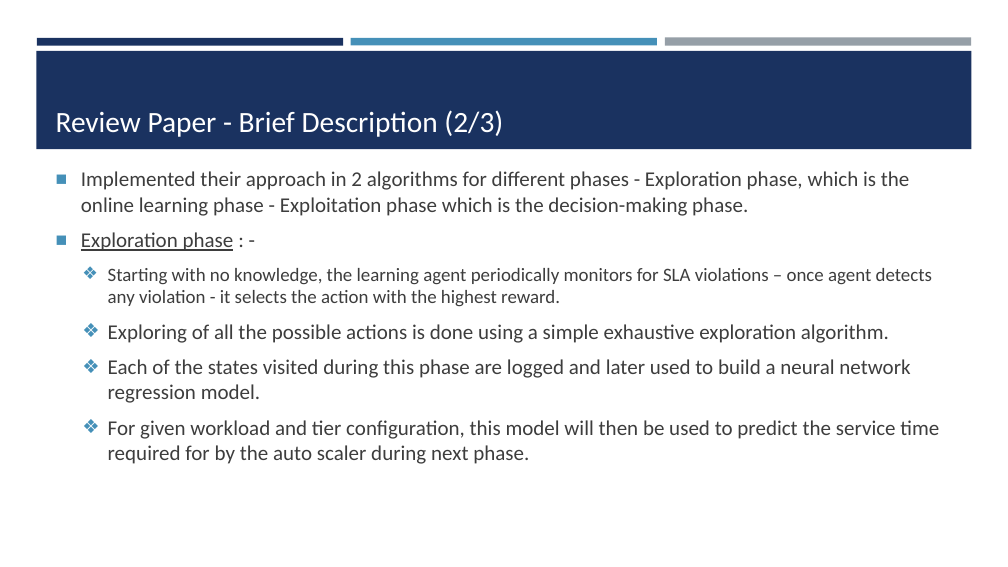
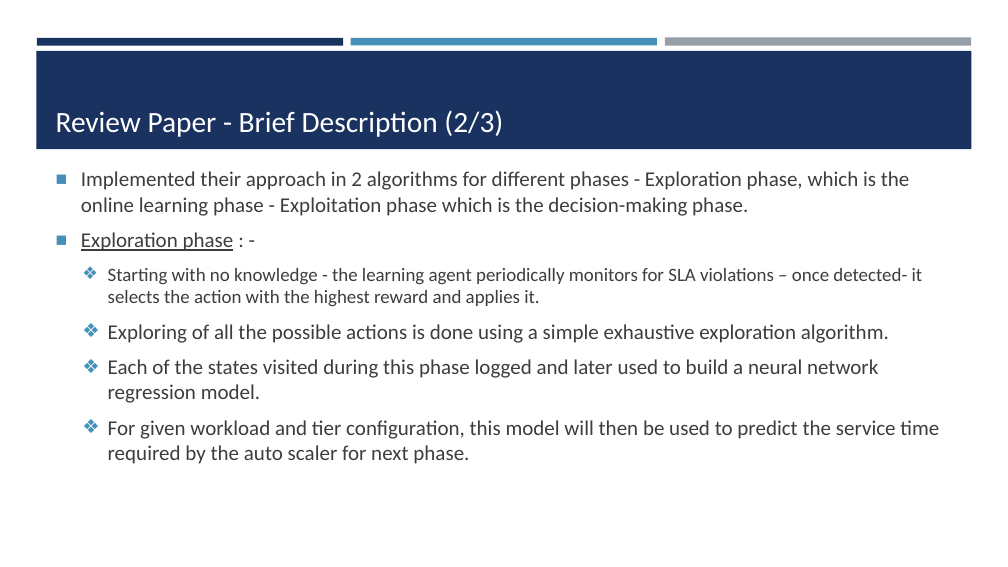
Before and after one commit to Rahma-ra1001782/Rahma-ra1001782-hw, a slide deck: slide 18 of Review/G3-Review Paper & Presentation - Final Version/G3 - Review Paper Presentation.pptx (slide 25 before the commit). Drawn at 1008x567 pixels with LibreOffice and Linux fonts; fonts in the diff are those of the drawing. Boxes give left, top, right and bottom in pixels: in the first picture for what was removed or moved away, otherwise in the second. Text is boxed around its words. In the diff, an @@ line names an element or a change of style, - is before the commit and + after.

```diff
--- a/Review/G3-Review Paper & Presentation - Final Version/G3 - Review Paper Presentation.pptx
+++ b/Review/G3-Review Paper & Presentation - Final Version/G3 - Review Paper Presentation.pptx
@@ text at (108,268,923,307): text changed @@
-  ❖ Starting with no knowledge, the learning agent periodically monitors for SLA violations – once agent detects any violation - it selects the action with the highest reward.
+  ❖ Starting with no knowledge - the learning agent periodically monitors for SLA violations – once detected- it selects the action with the highest reward and applies it.
@@ text at (108,359,939,464): text changed @@
-  ❖ Each of the states visited during this phase are logged and later used to build a neural network regression model.
-  ❖ For given workload and tier configuration, this model will then be used to predict the service time required for by the auto scaler during next phase.
+  ❖ Each of the states visited during this phase logged and later used to build a neural network regression model.
+  ❖ For given workload and tier configuration, this model will then be used to predict the service time required by the auto scaler for next phase.
```
Also in this commit, not shown: 15 other slides changed, 1 slide added, 9 slides removed.
